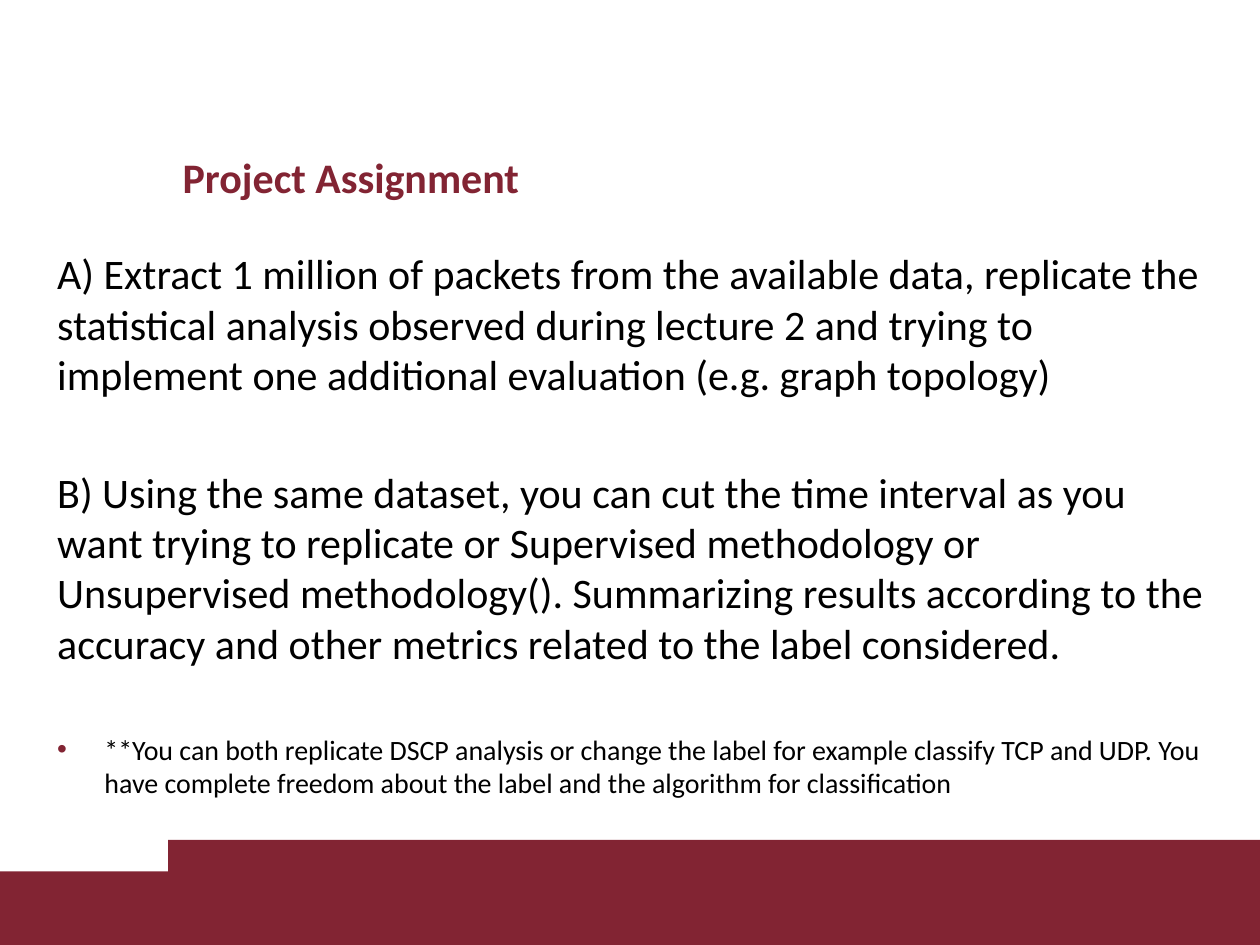
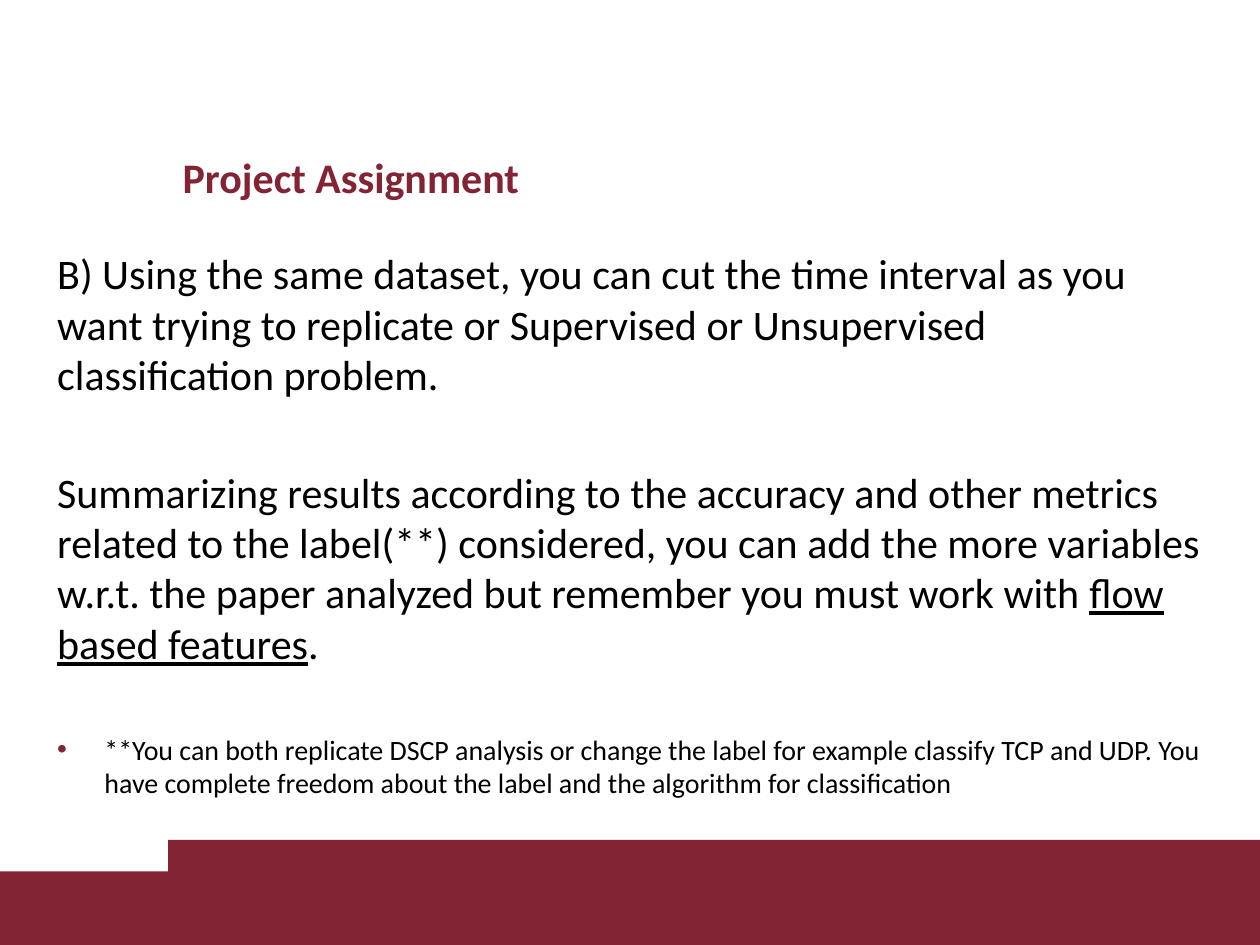
Before and after one commit to davaureli/NBD_LabSession, a slide deck: slide 28 of Lecture 3/Lecture 3.pptx (slide 25 before the commit). Drawn at 1260x945 pixels with LibreOffice and Linux fonts; fonts in the diff are those of the drawing; background and template pictures are left out. Boxes give left, top, right and bottom in pixels: in the first picture for what was removed or moved away, otherwise in the second. Text is boxed around its words. In the diff, an @@ line names an element or a change of style, - is before the commit and + after.

```diff
--- a/Lecture 3/Lecture 3.pptx
+++ b/Lecture 3/Lecture 3.pptx
@@ text at box(57, 258, 1200, 666): text changed @@
-A) Extract 1 million of packets from the available data, replicate the statistical analysis observed during lecture 2 and trying to implement one additional evaluation (e.g. graph topology)
-B) Using the same dataset, you can cut the time interval as you want trying to replicate or Supervised methodology or Unsupervised methodology(). Summarizing results according to the accuracy and other metrics related to the label considered.
+B) Using the same dataset, you can cut the time interval as you want trying to replicate or Supervised or Unsupervised classification problem.
+Summarizing results according to the accuracy and other metrics related to the label(**) considered, you can add the more variables w.r.t. the paper analyzed but remember you must work with flow based features.
```
Also in this commit, not shown: 2 other slides changed, 3 slides added.
